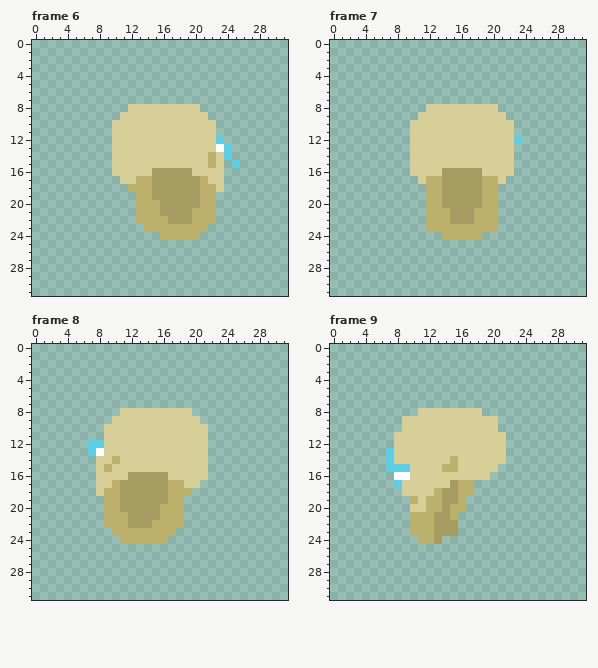
File history of a pixel-art file, Art/Skullcandy.ase. That is the earlier state.
32x32 pixels, 10 frames. Shown: frame 6, frame 7, frame 8, frame 9. The commit also changed other frames, which this record leaves out.
After the commit:
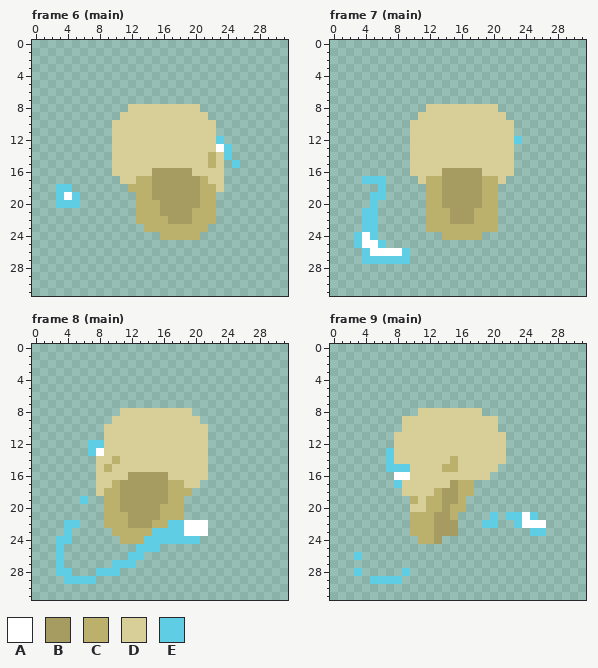
Palette (. is transparent): A #ffffff  B #a69b60  C #bbb06c  D #d8ce98  E #5fcde4
Diff:
layer "skull" now shown
Frame 6 (main), layer "effect fore":
The author put colour A in row 19 at x 4.
The author put colour E in row 18 at x 3 to 4; in row 19 at x 3 and 5; in row 20 at x 3 to 5.
Frame 7 (main), layer "effect fore":
The author put colour A in row 24 at x 4; in row 25 at x 4 to 5; in row 26 at x 5 to 8.
The author put colour E in row 17 at x 4 to 6; in row 18 at x 6; in row 19 at x 5 to 6; in row 20 at x 5; in rows 21 to 23 at x 4 to 5; in row 24 at x 3 and 5.
The author put colour E in row 25 at x 3 and 6; in row 26 at x 4 and 9; in row 27 at x 4 to 9.
Frame 8 (main), layer "effect fore":
The author put colour A in rows 22 to 23 at x 19 to 21.
The author put colour E in row 19 at x 6; in row 22 at x 4 to 5; in row 23 at x 4 and 18; in row 24 at x 3 to 4 and 17 to 20; in row 25 at x 3 and 13 to 15; in row 26 at x 3 and 12 to 13.
The author put colour E in row 27 at x 3 and 10 to 12; in row 28 at x 3 to 4 and 8 to 10; in row 29 at x 4 to 7.
Colour C becomes colour E in row 22 at x 17 to 18; in row 23 at x 15 to 17; in row 24 at x 14 to 16.
Frame 9 (main), layer "effect fore":
The author put colour A in row 21 at x 24; in row 22 at x 24 to 26.
The author put colour E in row 21 at x 20, 22 to 23 and 25; in row 22 at x 19 to 20 and 23; in row 23 at x 25 to 26; in row 26 at x 3; in row 28 at x 3 and 9; in row 29 at x 5 to 8.
Pixel boxes of the changes (left, top, right, bottom) in both pictures:
added: (56, 184, 80, 208)
added: (354, 176, 410, 264)
changed: (56, 496, 208, 584)
added: (482, 512, 546, 536)
added: (354, 552, 410, 584)
